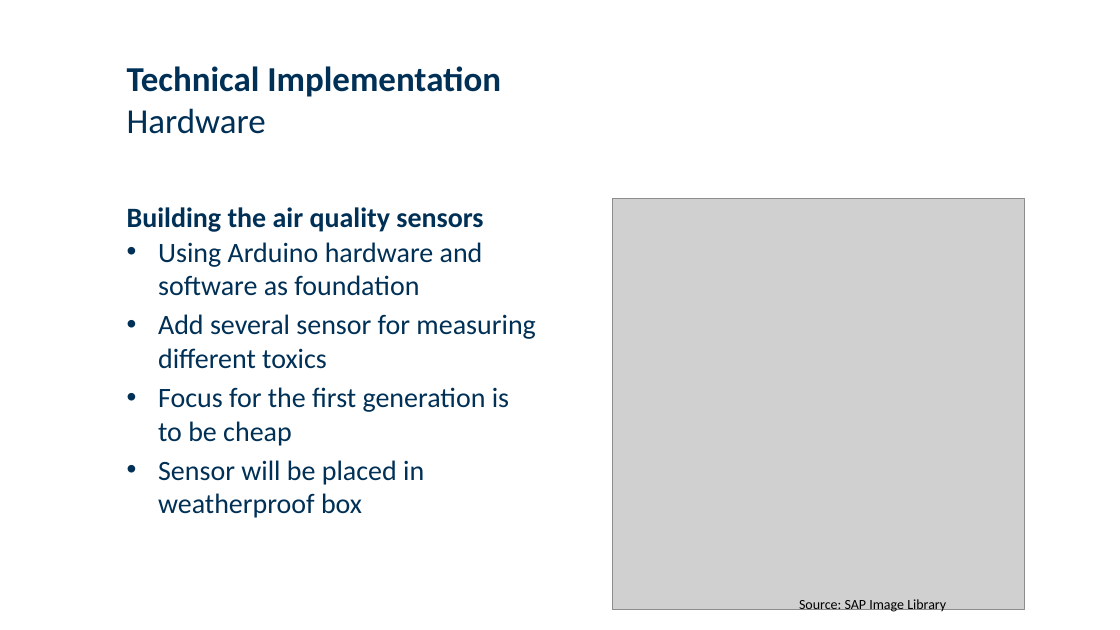
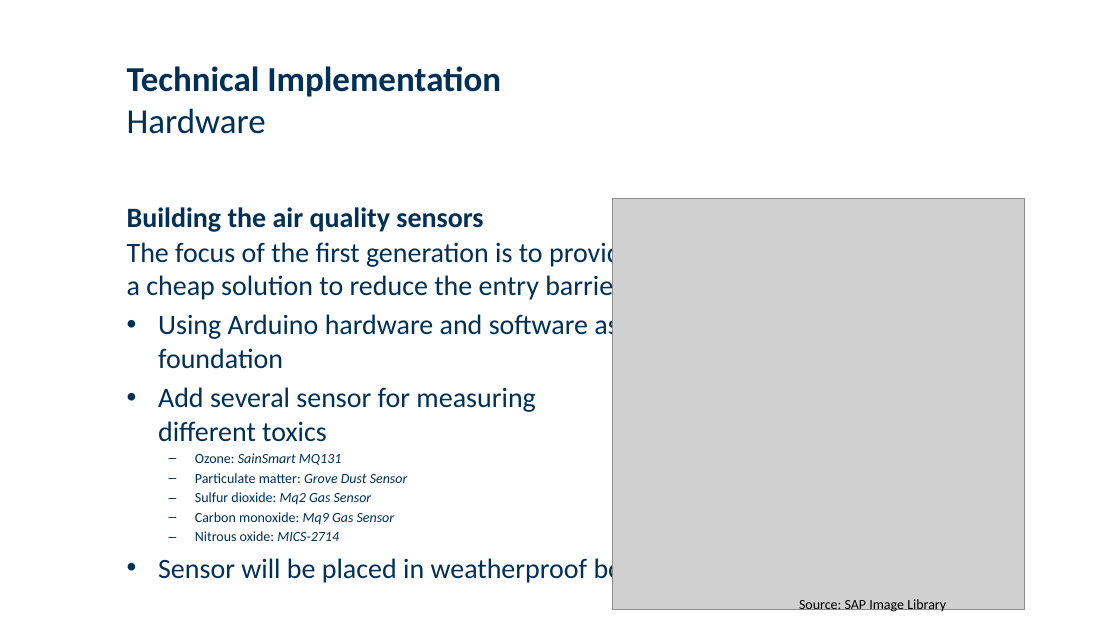
Before and after one commit to florian531996/PervasiveComputingAirAnalysisSensor, a slide deck: slide 8 of presentation/PervasiveAirQauality.pptx. Drawn at 1120x630 pixels with LibreOffice and Linux fonts; fonts in the diff are those of the drawing; grey boxes stand for pictures; background and template pictures are left out. Boxes give left, top, right and bottom in pixels: in the first picture for what was removed or moved away, otherwise in the second. Text is boxed around its words. In the diff, an @@ line names an element or a change of style, - is before the commit and + after.

```diff
--- a/presentation/PervasiveAirQauality.pptx
+++ b/presentation/PervasiveAirQauality.pptx
@@ text at box(127, 238, 635, 302): paragraph added @@
+The focus of the first generation is to provide a cheap solution to reduce the entry barrier:
@@ text at box(195, 453, 408, 541): text changed; size 24 to 12 pt @@
-• Focus for the first generation is to be cheap
+  – Ozone: SainSmart MQ131
+  – Particulate matter: Grove Dust Sensor
+  – Sulfur dioxide: Mq2 Gas Sensor
+  – Carbon monoxide: Mq9 Gas Sensor
+  – Nitrous oxide: MICS-2714
```
Also in this commit, not shown: 3 other slides changed, 2 slides added, 1 slide removed.
